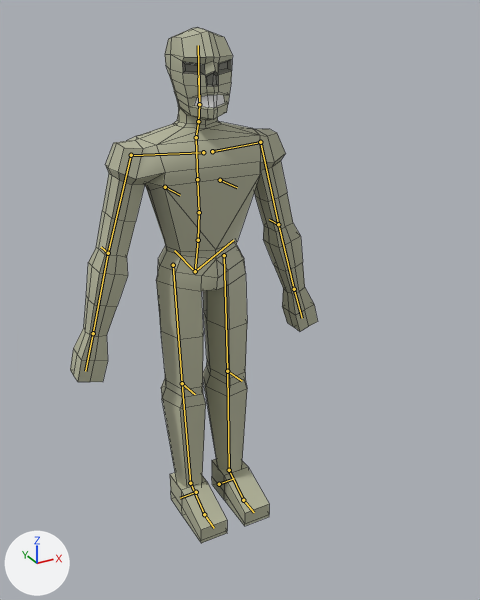
Renders of the Blender file Assets/Models/EnemyMelee.blend from each side of a commit.
Before and after are seen from a camera (50 mm lens) standing at (-1.07, -2.28, 2.08) and looking at (0.0, -0.33, 1.11). Every picture has the same lights, and +X, +Y and +Z are marked at lower left. The first picture is the older version. The bones that bend it are drawn over the model as lines. Mesh edges are drawn as thin lines.

The first picture shows 'Torso'.
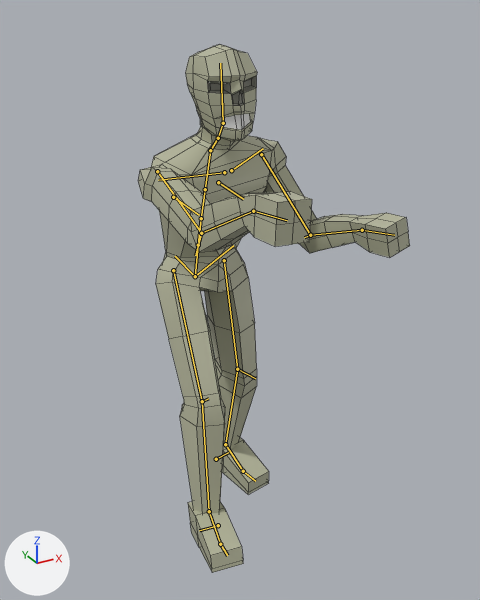
The newer file adds an action. The first version stands in its rest pose; the second is drawn at frame 20 of the action 'walk'.

Where the change shows, as pixel boxes [x1, y1, x2, y2] in the pictures (480 x 600 px):
'Torso', posed (10% wider)
    before: [70, 27, 318, 543]
    after: [138, 44, 410, 573]
bone 'spine', root to tip
    before: (195, 271) to (198, 240)
    after: (195, 276) to (198, 245)
bone 'thigh.L', root to tip
    before: (224, 255) to (227, 371)
    after: (224, 260) to (237, 369)
bone 'shin.L', root to tip
    before: (227, 371) to (229, 470)
    after: (237, 369) to (225, 444)
bone 'foot.L', root to tip
    before: (229, 470) to (243, 500)
    after: (225, 444) to (243, 471)
bone 'thigh.R', root to tip
    before: (173, 265) to (182, 383)
    after: (173, 270) to (202, 401)
bone 'shin.R', root to tip
    before: (182, 383) to (190, 483)
    after: (202, 401) to (209, 511)
bone 'foot.R', root to tip
    before: (190, 483) to (204, 514)
    after: (209, 511) to (220, 544)
bone 'spine.001', root to tip
    before: (198, 240) to (199, 212)
    after: (198, 245) to (201, 218)
bone 'spine.002', root to tip
    before: (199, 212) to (197, 179)
    after: (201, 218) to (205, 189)
bone 'spine.003', root to tip
    before: (197, 179) to (196, 137)
    after: (205, 189) to (210, 150)
bone 'spine.006', root to tip
    before: (199, 104) to (198, 45)
    after: (223, 123) to (220, 63)
bone 'upper_arm.L', root to tip
    before: (260, 142) to (278, 224)
    after: (261, 154) to (310, 235)
bone 'forearm.L', root to tip
    before: (278, 224) to (294, 289)
    after: (310, 235) to (362, 230)
bone 'hand.L', root to tip
    before: (294, 289) to (302, 318)
    after: (362, 230) to (394, 235)
bone 'upper_arm.R', root to tip
    before: (131, 155) to (108, 253)
    after: (157, 171) to (201, 233)
bone 'forearm.R', root to tip
    before: (108, 253) to (93, 333)
    after: (201, 233) to (253, 211)
bone 'hand.R', root to tip
    before: (93, 333) to (85, 371)
    after: (253, 211) to (287, 220)

Patch to the scene script:
```diff
--- a/Assets/Models/EnemyMelee.blend.py
+++ b/Assets/Models/EnemyMelee.blend.py
@@ bone_spine @@
 bone_spine = bpy.data.objects['metarig'].pose.bones['spine']
-bone_spine.location = (0.0, 0.0, 0.0)
+bone_spine.location = (0.0, -0.021, 0.006)
@@ bone_thigh_l @@
 bone_thigh_l = bpy.data.objects['metarig'].pose.bones['thigh.L']  # child of 'spine'
-bone_thigh_l.rotation_quaternion = (1.0, 0.0, 0.0, 0.0)  # degrees (0, 0, 0)
+bone_thigh_l.rotation_quaternion = (0.994, 0.019, -0.072, -0.06)  # degrees (3, -8, -7)
@@ bone_shin_l @@
 bone_shin_l = bpy.data.objects['metarig'].pose.bones['shin.L']  # child of 'thigh.L'
-bone_shin_l.rotation_quaternion = (1.0, 0.0, 0.0, 0.0)  # degrees (0, 0, 0)
+bone_shin_l.rotation_quaternion = (0.989, 0.143, -0.006, 0.023)  # degrees (16, -1, 3)
@@ bone_foot_l @@
 bone_foot_l = bpy.data.objects['metarig'].pose.bones['foot.L']  # child of 'shin.L'
-bone_foot_l.rotation_quaternion = (1.0, 0.0, 0.0, 0.0)  # degrees (0, 0, 0)
+bone_foot_l.rotation_quaternion = (0.988, -0.144, -0.023, 0.009)  # degrees (-17, -2, 1)
@@ bone_thigh_r @@
 bone_thigh_r = bpy.data.objects['metarig'].pose.bones['thigh.R']  # child of 'spine'
-bone_thigh_r.rotation_quaternion = (1.0, 0.0, 0.0, 0.0)  # degrees (0, 0, 0)
+bone_thigh_r.rotation_quaternion = (0.962, -0.246, 0.082, 0.003)  # degrees (-29, 9, -2)
@@ bone_shin_r @@
 bone_shin_r = bpy.data.objects['metarig'].pose.bones['shin.R']  # child of 'thigh.R'
-bone_shin_r.rotation_quaternion = (1.0, 0.0, 0.0, 0.0)  # degrees (0, 0, 0)
+bone_shin_r.rotation_quaternion = (0.973, 0.227, -0.003, 0.03)  # degrees (26, -1, 3)
@@ bone_foot_r @@
 bone_foot_r = bpy.data.objects['metarig'].pose.bones['foot.R']  # child of 'shin.R'
-bone_foot_r.rotation_quaternion = (1.0, 0.0, 0.0, 0.0)  # degrees (0, 0, 0)
+bone_foot_r.rotation_quaternion = (0.991, -0.105, 0.019, -0.008)  # degrees (-12, 2, -1)
@@ bone_spine_001 @@
 bone_spine_001 = bpy.data.objects['metarig'].pose.bones['spine.001']  # child of 'spine'
-bone_spine_001.rotation_quaternion = (1.0, 0.0, 0.0, 0.0)  # degrees (0, 0, 0)
+bone_spine_001.rotation_quaternion = (0.995, 0.038, 0.09, -0.018)  # degrees (4, 10, -2)
@@ bone_spine_002 @@
 bone_spine_002 = bpy.data.objects['metarig'].pose.bones['spine.002']  # child of 'spine.001'
-bone_spine_002.rotation_quaternion = (1.0, 0.0, 0.0, 0.0)  # degrees (0, 0, 0)
+bone_spine_002.rotation_quaternion = (0.993, 0.116, 0.001, 0.01)  # degrees (13, 0, 1)
@@ bone_spine_003 @@
 bone_spine_003 = bpy.data.objects['metarig'].pose.bones['spine.003']  # child of 'spine.002'
-bone_spine_003.rotation_quaternion = (1.0, 0.0, 0.0, 0.0)  # degrees (0, 0, 0)
+bone_spine_003.rotation_quaternion = (0.998, 0.0, 0.068, 0.0)  # degrees (0, 8, 0)
@@ bone_spine_006 @@
 bone_spine_006 = bpy.data.objects['metarig'].pose.bones['spine.006']  # child of 'spine.005'
-bone_spine_006.rotation_quaternion = (1.0, 0.0, 0.0, 0.0)  # degrees (0, 0, 0)
+bone_spine_006.rotation_quaternion = (0.978, -0.159, -0.135, 0.008)  # degrees (-19, -15, 3)
@@ bone_upper_arm_l @@
 bone_upper_arm_l = bpy.data.objects['metarig'].pose.bones['upper_arm.L']  # child of 'shoulder.L'
-bone_upper_arm_l.location = (0.0, 0.0, 0.0)
-bone_upper_arm_l.rotation_quaternion = (1.0, 0.0, 0.0, 0.0)  # degrees (0, 0, 0)
+bone_upper_arm_l.location = (0.009, 0.023, 0.008)
+bone_upper_arm_l.rotation_quaternion = (0.889, 0.441, 0.119, -0.003)  # degrees (53, 12, 6)
@@ bone_forearm_l @@
 bone_forearm_l = bpy.data.objects['metarig'].pose.bones['forearm.L']  # child of 'upper_arm.L'
-bone_forearm_l.rotation_quaternion = (1.0, 0.0, 0.0, 0.0)  # degrees (0, 0, 0)
+bone_forearm_l.rotation_quaternion = (0.769, 0.621, -0.14, 0.059)  # degrees (79, -17, -5)
@@ bone_hand_l @@
 bone_hand_l = bpy.data.objects['metarig'].pose.bones['hand.L']  # child of 'forearm.L'
-bone_hand_l.rotation_quaternion = (1.0, 0.0, 0.0, 0.0)  # degrees (0, 0, 0)
+bone_hand_l.rotation_quaternion = (0.993, -0.116, 0.035, -0.008)  # degrees (-13, 4, -1)
@@ bone_upper_arm_r @@
 bone_upper_arm_r = bpy.data.objects['metarig'].pose.bones['upper_arm.R']  # child of 'shoulder.R'
-bone_upper_arm_r.location = (0.0, 0.0, 0.0)
-bone_upper_arm_r.rotation_quaternion = (1.0, 0.0, 0.0, 0.0)  # degrees (0, 0, 0)
+bone_upper_arm_r.location = (0.007, -0.023, -0.008)
+bone_upper_arm_r.rotation_quaternion = (0.702, 0.688, 0.179, 0.032)  # degrees (91, 12, 17)
@@ bone_forearm_r @@
 bone_forearm_r = bpy.data.objects['metarig'].pose.bones['forearm.R']  # child of 'upper_arm.R'
-bone_forearm_r.rotation_quaternion = (1.0, 0.0, 0.0, 0.0)  # degrees (0, 0, 0)
+bone_forearm_r.rotation_quaternion = (0.934, 0.342, 0.095, -0.027)  # degrees (40, 11, 1)
@@ bone_hand_r @@
 bone_hand_r = bpy.data.objects['metarig'].pose.bones['hand.R']  # child of 'forearm.R'
-bone_hand_r.rotation_quaternion = (1.0, 0.0, 0.0, 0.0)  # degrees (0, 0, 0)
+bone_hand_r.rotation_quaternion = (0.98, -0.192, -0.059, 0.012)  # degrees (-22, -6, 3)
```
